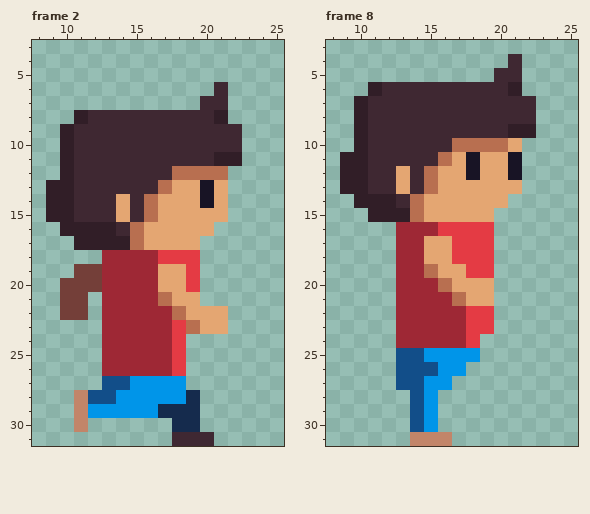
One commit to this pixel-art file: characters/actor/Player/Player.aseprite. This is how it looked before the edit.
20x32 pixels, 8 frames. Colours within 5 levels of each other are drawn and written as one. Shown: frame 2: x 8..25, y 3..31; frame 8: x 8..25, y 3..31. The old version is drawn lined up with the new one, on the new canvas. The commit also changed other frames, which this record leaves out.
After the commit:
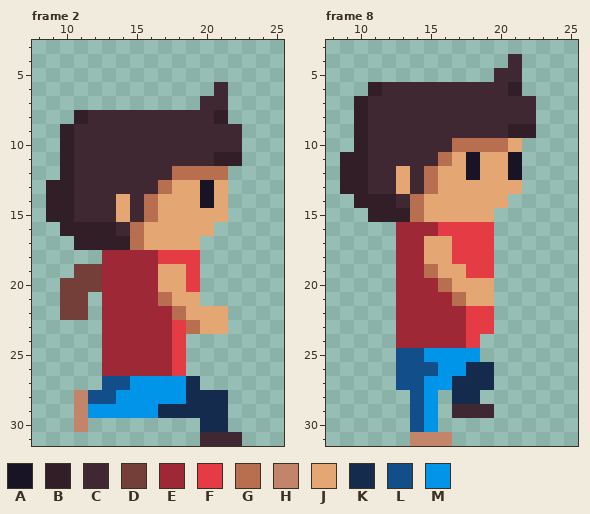
Palette (. is transparent): A #181425  B #311e27  C #3f2832  D #743f39  E #9e2835  F #e43b44  G #b86f50  H #c28569  J #e4a672  K #152b4d  L #124e89  M #0095e9
The edit:
canvas 20x32 -> 32x32, the old top-left corner now at 6,0
Frame 2:
y 27: x 19 . -> K
y 28..29: x 20..21 .. -> KK
y 30: x 18..21 KK.. -> ..KK
y 31: x 18..19 CC -> ..; x 21..22 .. -> CC
Frame 8:
y 26: x 18..19 .. -> KK
y 27: x 17..19 ... -> KKK
y 28: x 17..18 .. -> KK
y 29: x 17..19 ... -> CCC
